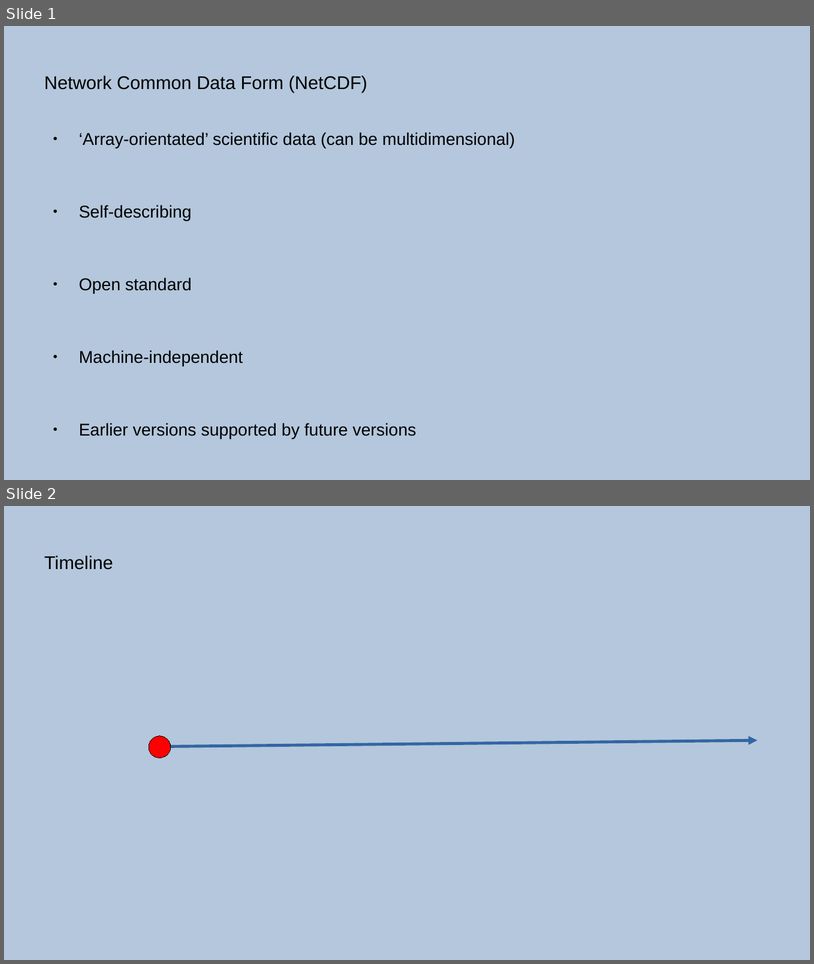
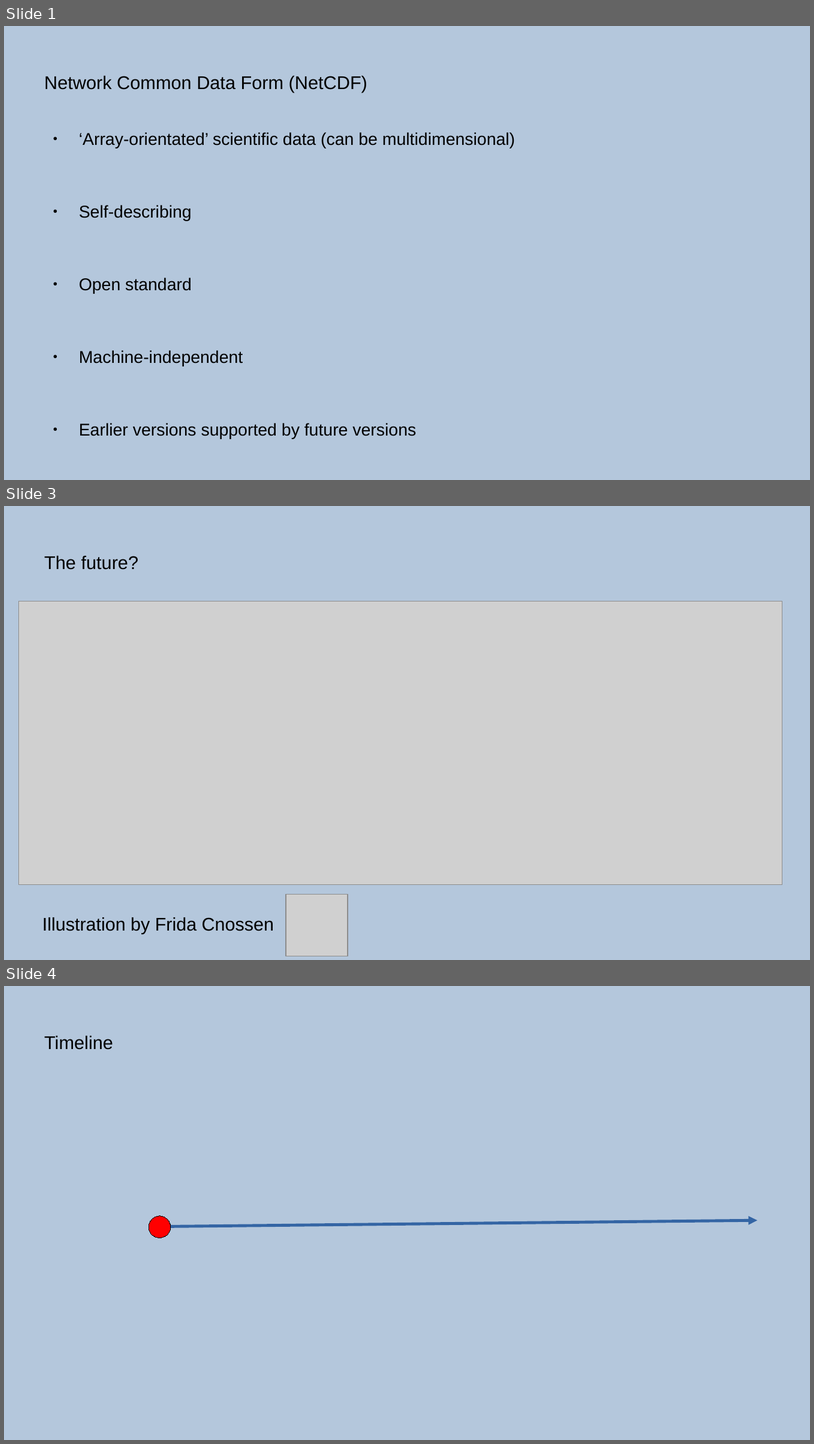
Before and after one commit to lhmarsden/CF-NetCDF_workshop, a slide deck: Introducing_NetCDF.odp. Shown one above the other, each under a label of ours: slides 1 and 2 before the commit, slides 1, 3 and 4 after it; the slides between them are not shown. The pictures are 814x964 and 814x1444 pixels, drawn with LibreOffice and Linux fonts; fonts in the diff are those of the drawing; grey boxes stand for pictures. Boxes give left, top, right and bottom in pixels: in the first picture for what was removed or moved away, otherwise in the second. Text is boxed around its words. In the diff, an @@ line names an element or a change of style, - is before the commit and + after.

Commit message:
2 more slides added

```diff
--- a/Introducing_NetCDF.odp
+++ b/Introducing_NetCDF.odp
@@ slide 3 added at (x1=4, y1=506, x2=810, y2=960), background #B4C7DC @@
@@ title added at (x1=44, y1=555, x2=139, y2=570), 18.1 pt, text #000000 @@
+The future?
@@ picture added at (x1=18, y1=601, x2=783, y2=885) @@
@@ picture added at (x1=286, y1=894, x2=348, y2=956) @@
@@ text added at (x1=42, y1=917, x2=274, y2=934), 18 pt, text #000000 @@
+Illustration by Frida Cnossen
@@ what was slide 2 is now slide 4 @@
```
Also in this commit, not shown: 1 other slide added.
